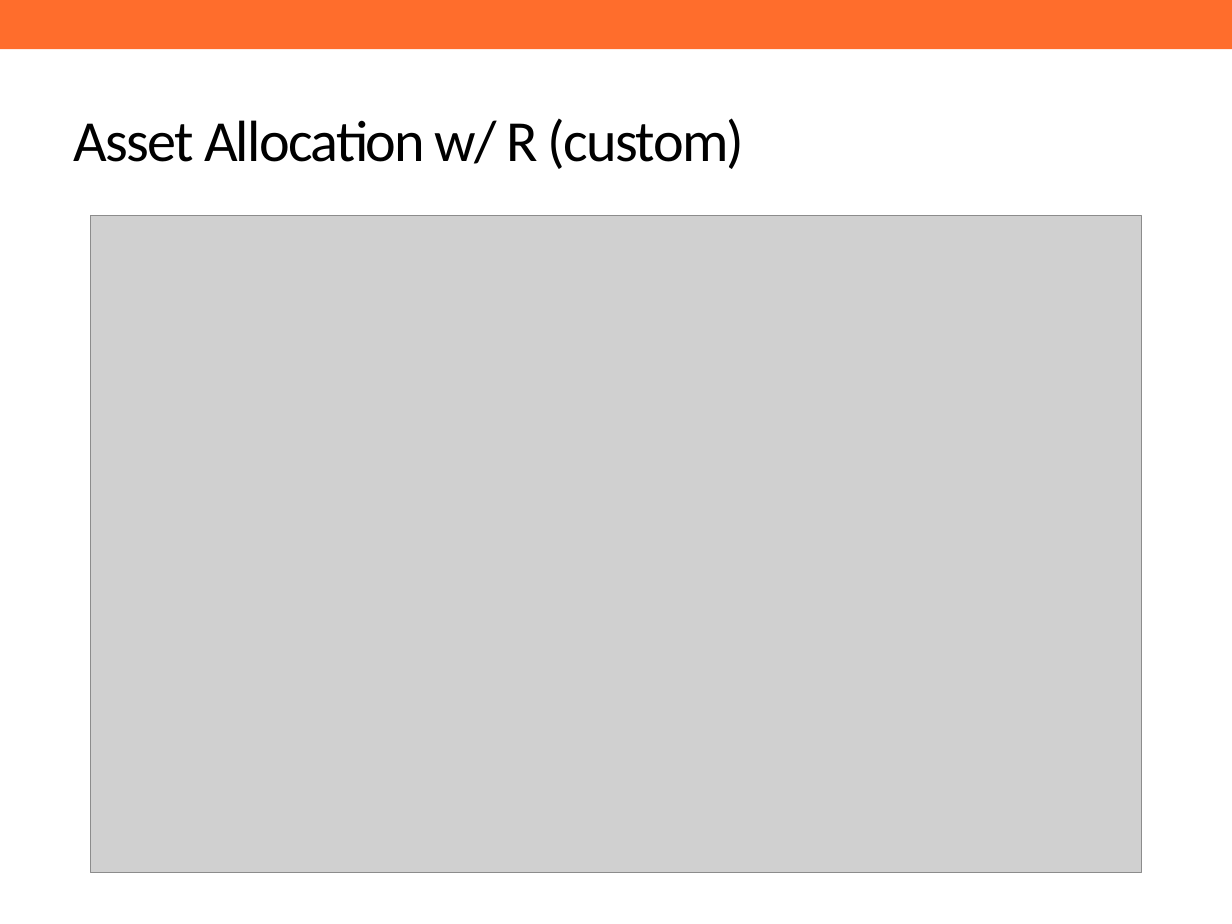
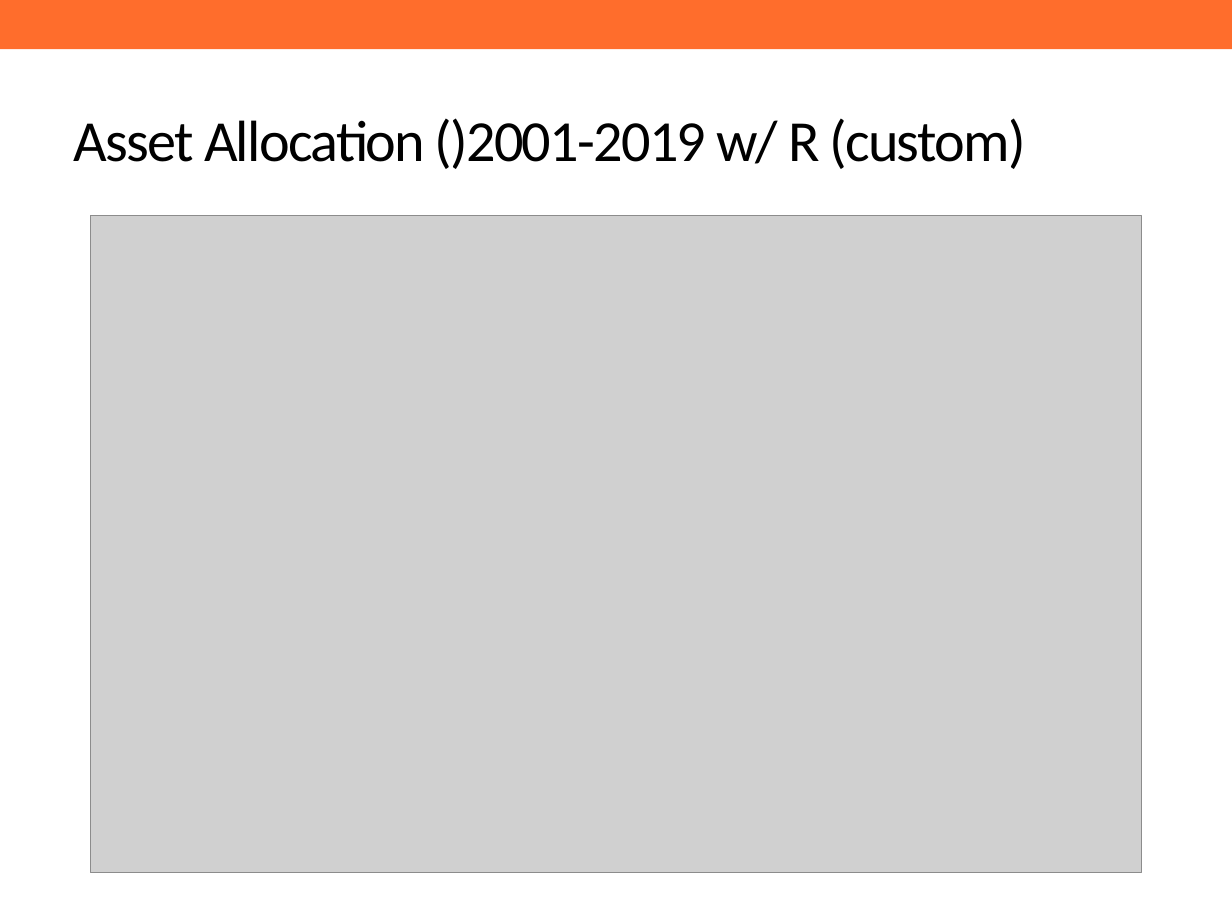
Before and after one commit to ReasonFoundation/GraphicsR, a slide deck: slide 6 of DeckUpdate/SamplePPT.pptx. Drawn at 1232x924 pixels with LibreOffice and Linux fonts; fonts in the diff are those of the drawing; grey boxes stand for pictures; background and template pictures are left out. Boxes give left, top, right and bottom in pixels: in the first picture for what was removed or moved away, otherwise in the second. Text is boxed around its words. In the diff, an @@ line names an element or a change of style, - is before the commit and + after.

```diff
--- a/DeckUpdate/SamplePPT.pptx
+++ b/DeckUpdate/SamplePPT.pptx
@@ title at (x1=74, y1=118, x2=1025, y2=169): text changed @@
-Asset Allocation w/ R (custom)
+Asset Allocation ()2001-2019 w/ R (custom)
```
Also in this commit, not shown: 1 other slide changed, 4 other files.
